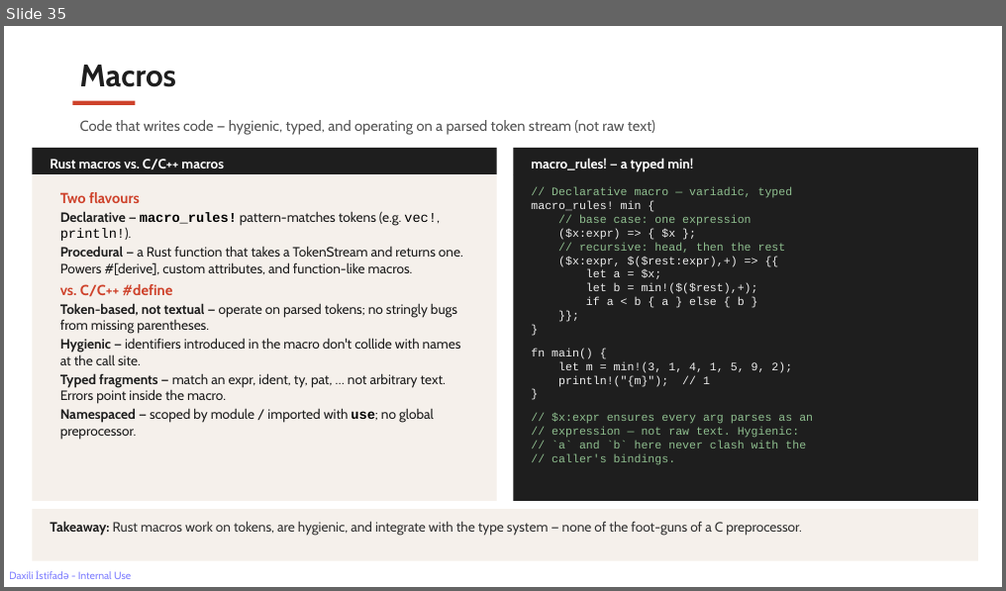
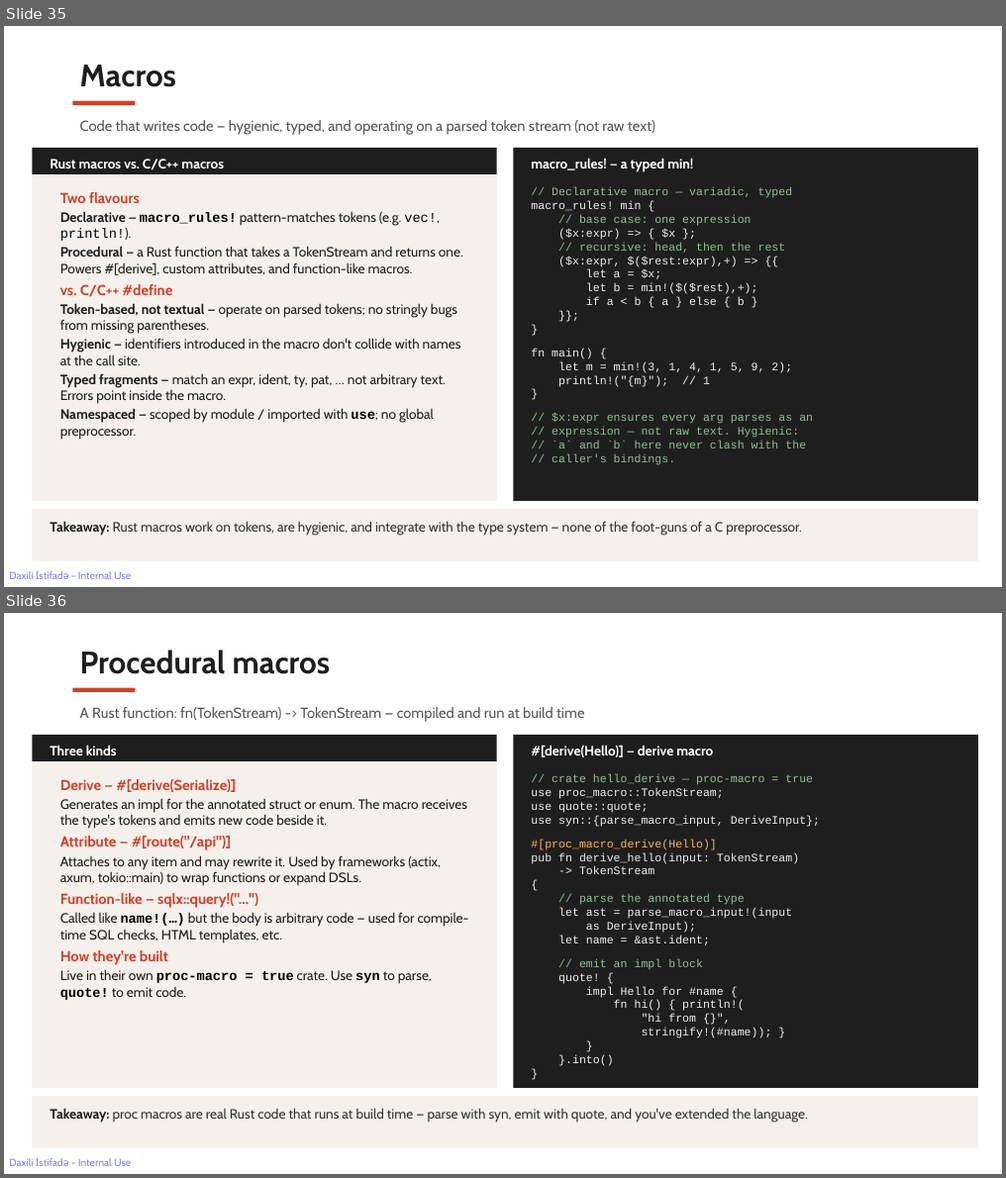
Before and after one commit to rahimahmedov/rust_vs_cpp, a slide deck: rust_friday_session.pptx. Shown one above the other, each under a label of ours: slide 35 before the commit, slides 35 and 36 after it. The pictures are 1006x591 and 1006x1178 pixels, drawn with LibreOffice and Linux fonts; fonts in the diff are those of the drawing. Boxes give left, top, right and bottom in pixels: in the first picture for what was removed or moved away, otherwise in the second. Text is boxed around its words. In the diff, an @@ line names an element or a change of style, - is before the commit and + after.

Commit message:
final

```diff
--- a/rust_friday_session.pptx
+++ b/rust_friday_session.pptx
@@ slide 36 added at bbox=[4, 613, 1002, 1174], background #FFFFFF; not listed: 1 template element that a slide beside it also shows @@
@@ text added at bbox=[80, 650, 331, 674], 30 pt, text #1E1E1E, bold @@
+Procedural macros
@@ rectangle added at bbox=[73, 688, 135, 692], fill #CE422B @@
@@ text added at bbox=[80, 707, 585, 722], 14 pt, text #555555 @@
+A Rust function: fn(TokenStream) -> TokenStream — compiled and run at build time
@@ rectangle added at bbox=[33, 735, 497, 761], fill #1E1E1E @@
@@ text added at bbox=[50, 745, 117, 756], 13 pt, text #FFFFFF, bold @@
+Three kinds
@@ rectangle added at bbox=[514, 735, 979, 761], fill #1E1E1E @@
@@ text added at bbox=[531, 745, 713, 758], 13 pt, text #FFFFFF, bold @@
+#[derive(Hello)] — derive macro
@@ rectangle added at bbox=[33, 761, 497, 1088], fill #F5F0EB @@
@@ text added at bbox=[60, 779, 469, 1000], 13 pt, text #1E1E1E @@
+Derive — #[derive(Serialize)]
+Generates an impl for the annotated struct or enum. The macro receives the type's tokens and emits new code beside it.
+Attribute — #[route("/api")]
+Attaches to any item and may rewrite it. Used by frameworks (actix, axum, tokio::main) to wrap functions or expand DSLs.
+Function-like — sqlx::query!("…")
+Called like name!(…) but the body is arbitrary code — used for compile-time SQL checks, HTML templates, etc.
+How they're built
+Live in their own proc-macro = true crate. Use syn to parse, quote! to emit code.
@@ rectangle added at bbox=[514, 761, 979, 1088], fill #1E1E1E @@
@@ text added at bbox=[531, 774, 820, 1066], 11 pt, text #EEEEEE @@
+// crate hello_derive — proc-macro = true
+use proc_macro::TokenStream;
+use quote::quote;
+use syn::{parse_macro_input, DeriveInput};
+#[proc_macro_derive(Hello)]
+pub fn derive_hello(input: TokenStream)
+-> TokenStream
+{
+// parse the annotated type
+let ast = parse_macro_input!(input
+as DeriveInput);
+let name = &ast.ident;
+// emit an impl block
+quote! {
+impl Hello for #name {
+fn hi() { println!(
+"hi from {}",
+stringify!(#name)); }
+}
+}.into()
+}
@@ rectangle added at bbox=[33, 1096, 979, 1149], fill #F5F0EB @@
@@ text added at bbox=[50, 1108, 807, 1123], 13 pt, text #333333 @@
+Takeaway: proc macros are real Rust code that runs at build time — parse with syn, emit with quote, and you've extended the language.
```
Also in this commit, not shown: 1 other slide added, 1 slide removed.
